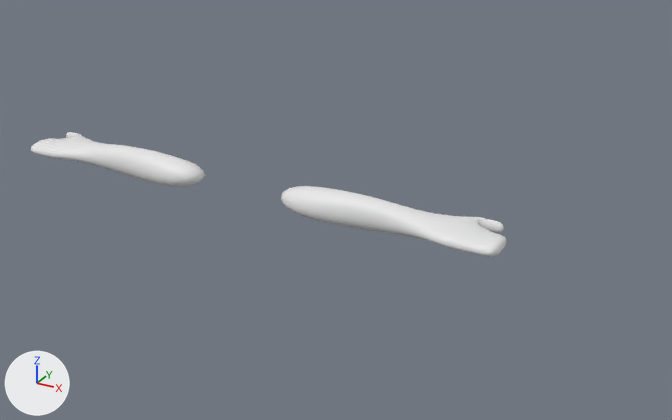
One commit to the FBX model Entity/Player/Arms.fbx: the scene before it, then after it.
One viewpoint serves both versions: a 50 mm lens placed at (5.46, -7.86, 7.19), pointed at (1.06, 0.14, 3.19). Every picture has the same lights, and +X, +Y and +Z are marked at lower left. The first picture is the older version.
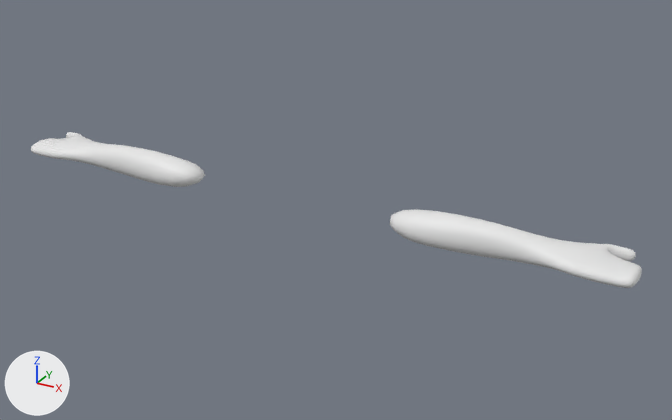
The newer file is also turned or shifted as a whole; pictures and numbers use the older file's frame.

What changed in the scene script:
```text
Change me_cube_001:
    used by ob_cube_002; location = (0.0, 0.0, 0.0)
    remove me_cube_001.from_pydata(...)  # 1092 vertices, 1088 faces; spans x -3.0..3.0, y -0.33..0.29, z 3.16..3.52
    add me_cube_001.from_pydata(...)  # 1092 vertices, 1088 faces; spans x -3.0..4.28, y -0.33..0.29, z 3.16..3.52
    me_cube_001 part 1: the loose piece of 546 vertices spanning x 0.53..3.0, y -0.33..0.29, z 3.16..3.52 is moved by (1.28, 0.0, 0.0)
```

Boxes (x1, y1, x2, y2) around the edits, measured in the pictures (672 x 420 px; the box of a moved part takes in the faces that stretch with it):
'Cube.002', reshaped (29% wider, 25% taller): before (31, 132, 506, 257); after (31, 132, 642, 288)
part 1 of me_cube_001, moved or reshaped: before (281, 186, 506, 257); after (390, 209, 642, 288)
